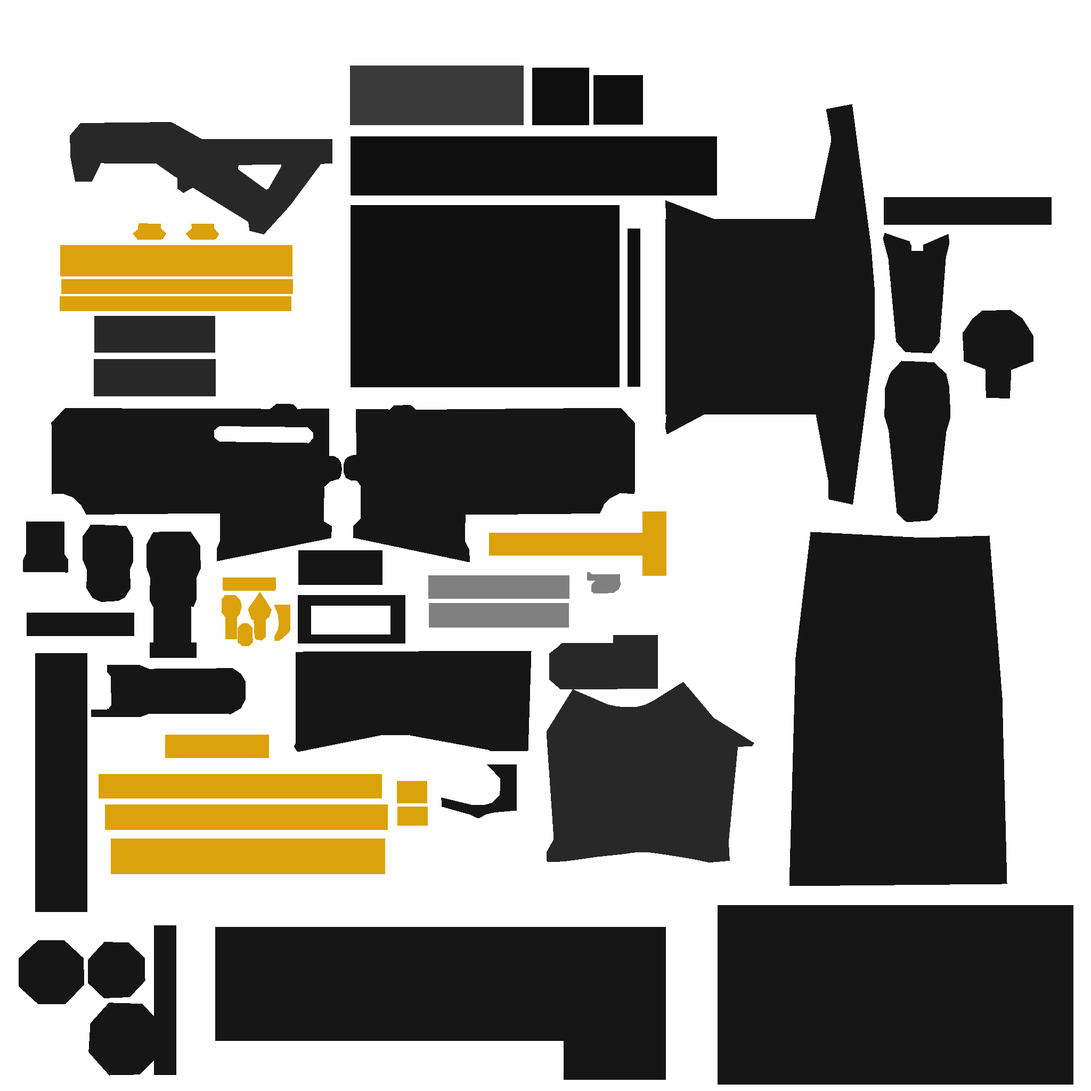
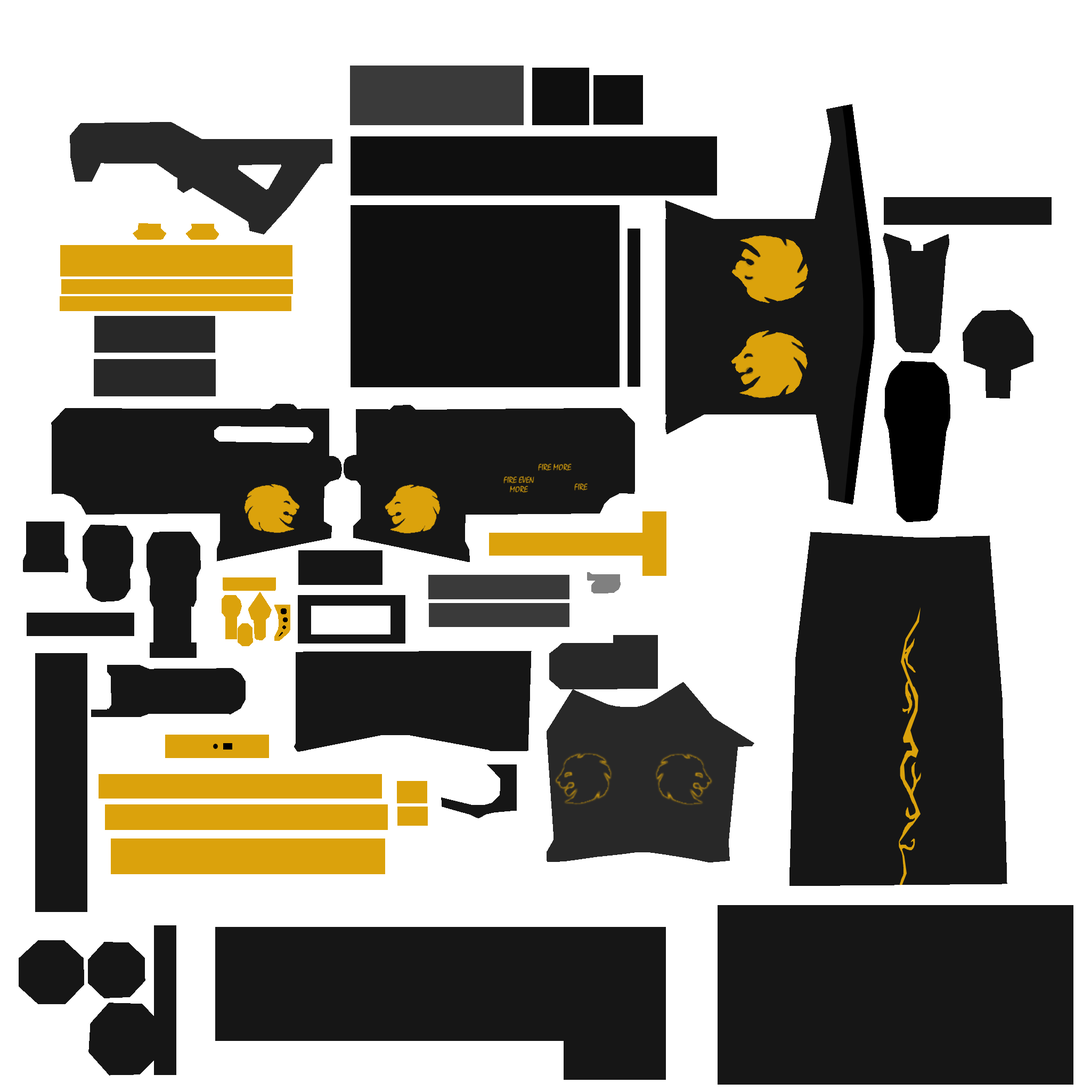
Layer changes from the first w=1091, h=1091 image to the second:
added layer "FIRE EVEN MORE" above "FIRE MORE" over bbox(503, 475, 535, 493)
added layer "FIRE MORE" above "FIRE" over bbox(538, 463, 572, 472)
added layer "FIRE" above "Overlay" over bbox(574, 483, 589, 491)
added layer "Overlay" above "PrimaryColour" over bbox(244, 235, 922, 886)
painted on "PrimaryColour" over bbox(213, 104, 951, 750)
hid "BaseColour" over bbox(213, 104, 951, 886)
